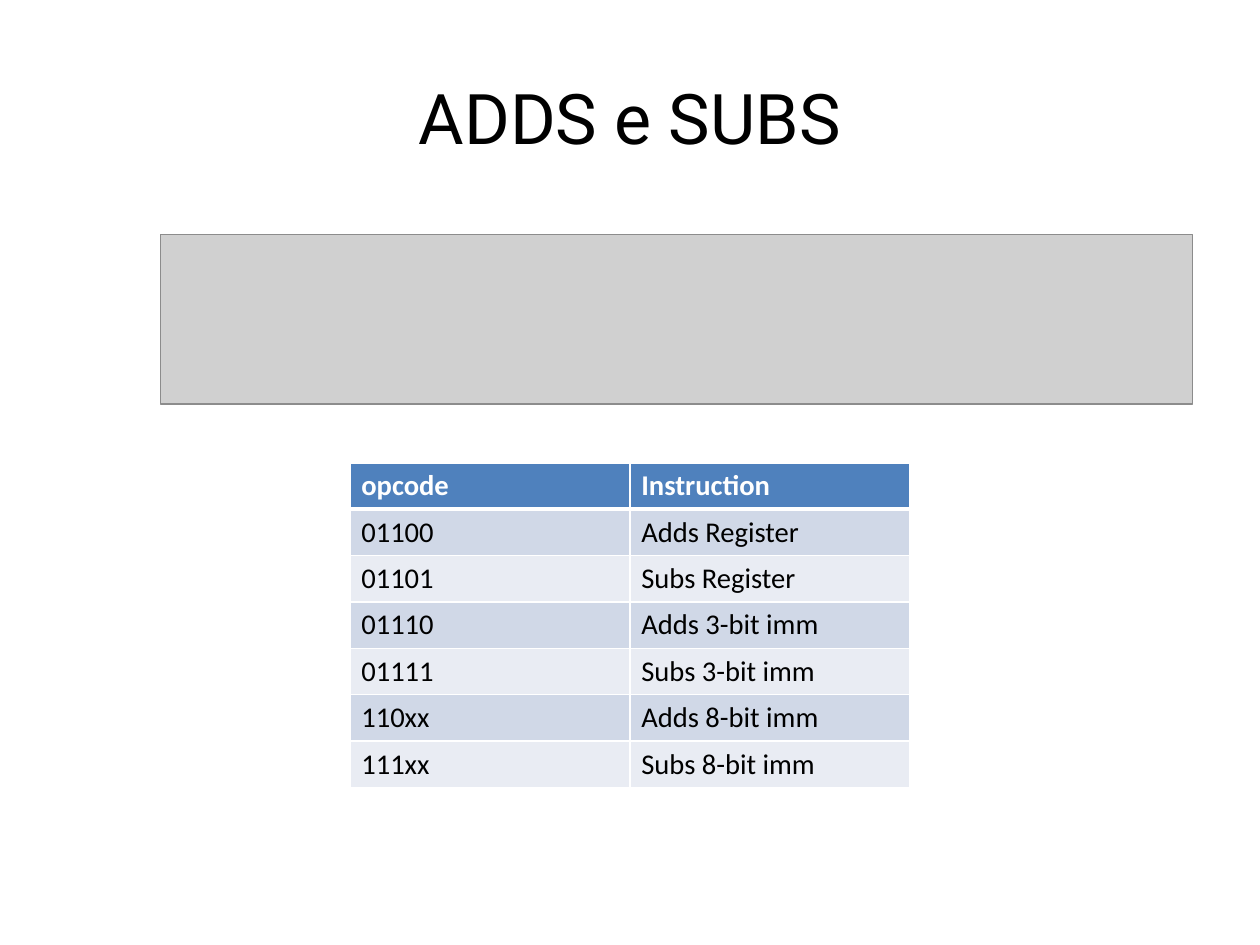
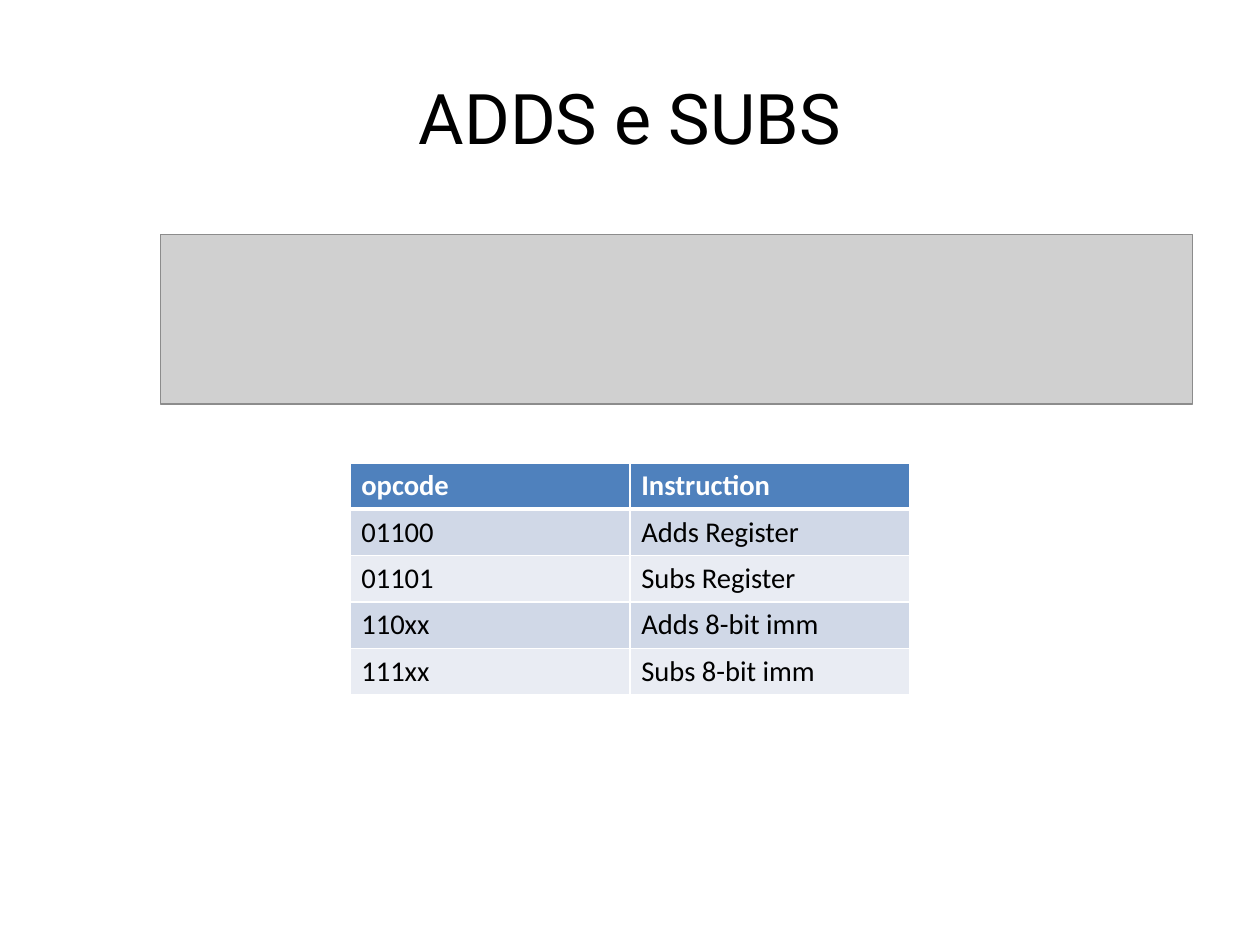
Before and after one commit to jardelufc/RISCME, a slide deck: slide 6 of docs/RISCME..pptx. Drawn at 1260x945 pixels with LibreOffice and Linux fonts; fonts in the diff are those of the drawing; grey boxes stand for pictures. Boxes give left, top, right and bottom in pixels: in the first picture for what was removed or moved away, otherwise in the second. Text is boxed around its words. In the diff, an @@ line names an element or a change of style, - is before the commit and + after.

```diff
--- a/docs/RISCME..pptx
+++ b/docs/RISCME..pptx
@@ table at bbox=[350, 463, 910, 694] @@
-row 4: 01110 | Adds 3-bit imm
-row 5: 01111 | Subs 3-bit imm
```
Also in this commit, not shown: 6 other slides changed, 2 slides removed, 1 other file.
